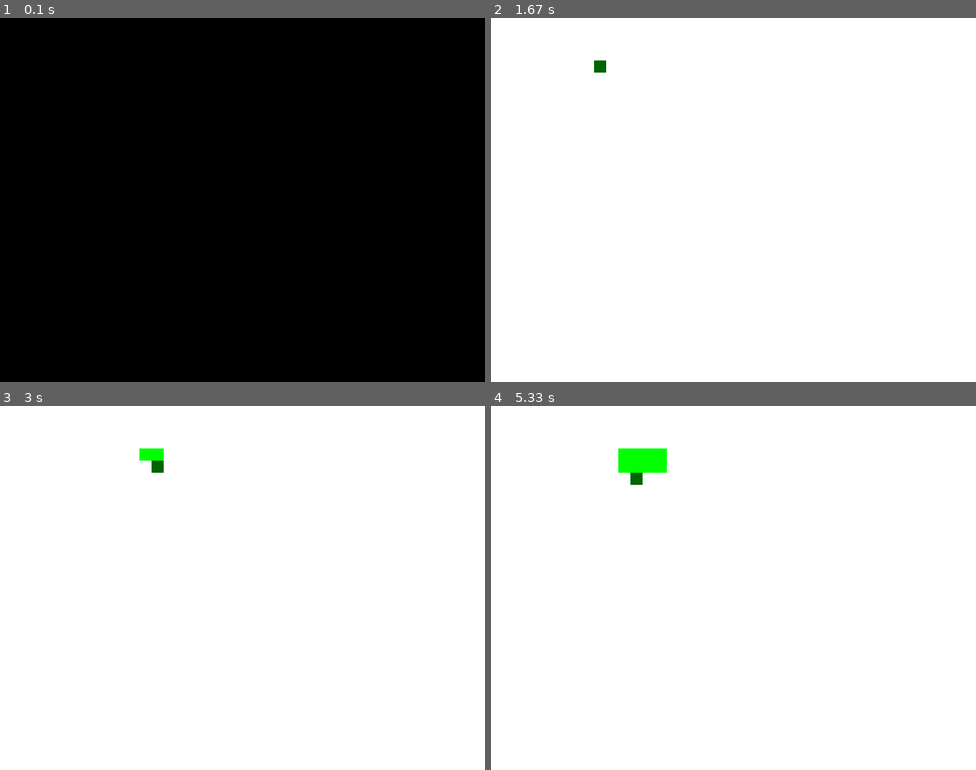
Above: before the commit, frames 1-4 (two rows, left to right).
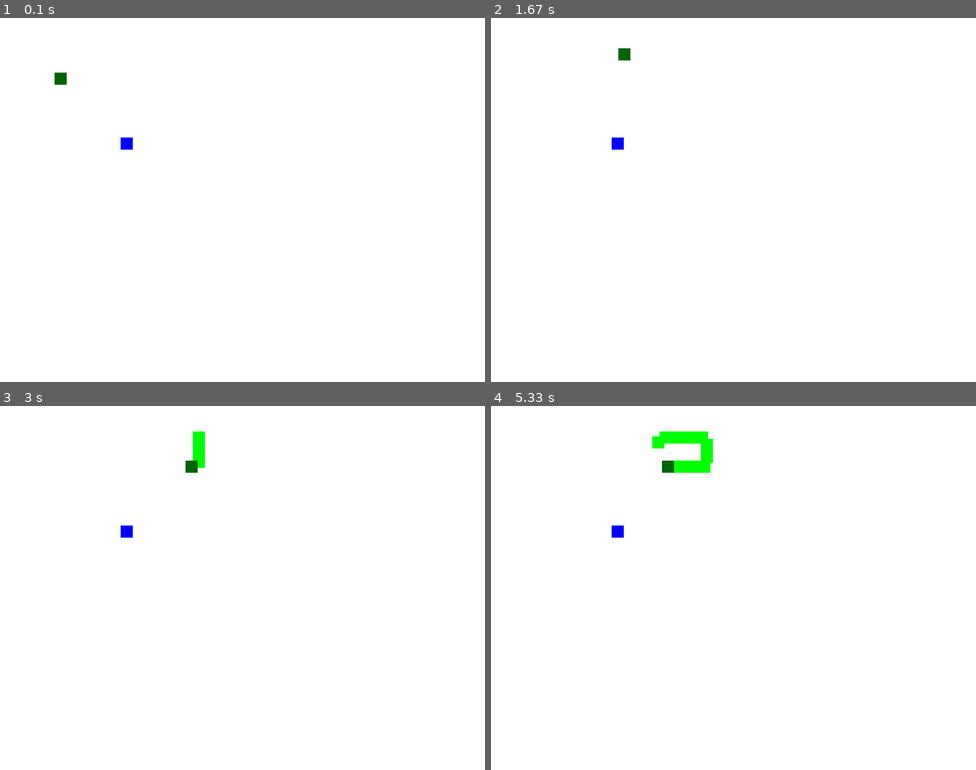
Above: after the commit, the same moments.

Repository: Basic1299/pygame_snake
Game: pygame game, started from main.py
Two runs of this game, one before a commit and one after it. Both use one fixed random seed, a clock stepped at 60 frames per second and the inputs below.
Inputs:
- Up to frame 1 (0.1 s): no input
- Up to frame 2 (1.67 s): hold Right 0.33-0.8 s; hold Up 0.83-1.13 s; hold Right 1.17-1.63 s
- Up to frame 3 (3 s): hold Left 1.67-2.2 s; tap Space at 2.23, 2.63, 2.97 s; hold Down 2.57-2.87 s; hold Left from 2.9 s (still down)
- Up to frame 4 (5.33 s): tap Space at 3.27, 3.4, 3.8, 4.1, 4.47, 4.87, 5.17 s; release Left at 3.3 s; hold Up 3.33-3.7 s; hold Right 3.73-4.37 s; hold Down 4.4-4.77 s; hold Left 4.8-5.27 s; hold Right from 5.3 s (still down)

The runs differ from the first frame. In frame 1, 100% of the frame differs, in the area x 0-100%, y 0-100%; in frame 2, 0.2%; in frame 3, 0.6%; in frame 4, 1.7%.

Commit message:
add Food class. Food and snake head Collision. Growing the tail after eating the food. Respawning the food after collision.

Diff:
--- /dev/null
+++ b/Food.py
@@ -0,0 +1,22 @@
+import pygame
+import random
+
+class Food(pygame.sprite.Sprite):
+    def __init__(self):
+        super().__init__()
+        self.coors = self.set_init_coors()
+        self.color = (0, 0, 255)
+        self.size = (20, 20)
+
+        self.image = pygame.Surface(self.size)
+        self.image.fill(self.color)
+        self.rect = self.image.get_rect(center=self.coors)
+
+    def update(self):
+        pass
+
+    def set_init_coors(self):
+        x = random.randint(1, 779)
+        y = random.randint(1, 579)
+
+        return (x, y)
--- a/SnakeHead.py
+++ b/SnakeHead.py
@@ -11,11 +11,13 @@
         self.color = (0, 100, 0)
         self.coors = [pos_x, pos_y]
         self.coors_for_change_dir = []
+        self.eat_spots = []
+        self.spawn_tail = False
         self.tail_length = 0
 
         self.init_dir = ""
         self.dir = ""
-        self.speed = 20
+        self.speed = 2
 
         self.image = pygame.Surface(self.size)
         self.image.fill(self.color)
@@ -39,6 +41,9 @@
     def create_new_dir_spot(self):
         self.coors_for_change_dir.append((self.coors, self.dir))
 
+    def create_eat_spot(self):
+        self.eat_spots.append(self.coors)
+
     def movement(self):
         if self.dir == "RIGHT":
             self.rect.move_ip(self.speed, 0)
--- a/SnakeTail.py
+++ b/SnakeTail.py
@@ -22,6 +22,7 @@
         self.position_update()
         self.dir_change()
         self.coors_for_dir_change_delete()
+        self.spawn_tail_part()
         self.movement()
 
     def set_init_dir(self):
@@ -58,6 +59,13 @@
         """Updates coordinates"""
         self.coors = [self.rect.centerx, self.rect.centery]
 
+    def spawn_tail_part(self):
+        if len(self.snake_head.eat_spots) > 0:
+            for coors in self.snake_head.eat_spots:
+                if self.coors == coors and self.id_number == self.snake_head.tail_length:
+                    self.snake_head.spawn_tail = True
+                    del self.snake_head.eat_spots[0]
+
     def movement(self):
         """Moves the part based on its direction variable"""
         if self.dir == "RIGHT":
@@ -73,7 +81,7 @@
         """Sets spawn position based on the movement direction and id number"""
         position = 20
         if self.id_number > 1:
-            position = 0
+            position = 18
 
         if self.preview_part.dir == "RIGHT":
             return [self.preview_part.coors[0]-position, self.preview_part.coors[1]]
--- a/main.py
+++ b/main.py
@@ -1,6 +1,7 @@
 import pygame
 from SnakeHead import SnakeHead
 from SnakeTail import SnakeTail
+from Food import Food
 
 
 pygame.init()
@@ -16,6 +17,12 @@
 
     return new_tail
 
+def spawn_food():
+    new_food = Food()
+
+    return new_food
+
+
 SCREEN_WIDTH = 800
 SCREEN_HEIGHT = 600
 
@@ -25,6 +32,7 @@
 clock = pygame.time.Clock()
 
 # Objects Inits
+food = Food()
 snake_head = SnakeHead(100, 100)
 
 # Game Variables
@@ -39,11 +47,15 @@
 
 snake_tail_group = pygame.sprite.Group()
 
+food_group = pygame.sprite.Group()
+food_group.add(food)
+
+
 # Game Loop
 run = True
 while run:
-    clock.tick(30)
-    pygame.time.delay(game_speed)
+    clock.tick(60)
+##    pygame.time.delay(game_speed)
 
     for event in pygame.event.get():
         if event.type == pygame.QUIT:
@@ -53,7 +65,7 @@
                 run = False
 
             # Movement Keys
-            if current_time - pressed_time >= 0:
+            if current_time - pressed_time > 150:
                 if event.key == pygame.K_LEFT and snake_head.dir != "RIGHT" and snake_head.dir != "LEFT":
                     snake_head.dir = "LEFT"
                     pressed_time = pygame.time.get_ticks()
@@ -62,21 +74,21 @@
                         snake_head.create_new_dir_spot()
 
 
-                if event.key == pygame.K_RIGHT and snake_head.dir != "LEFT" and snake_head.dir != "RIGHT":
+                elif event.key == pygame.K_RIGHT and snake_head.dir != "LEFT" and snake_head.dir != "RIGHT":
                     snake_head.dir = "RIGHT"
                     pressed_time = pygame.time.get_ticks()
 
                     if snake_head.tail_length > 0:
                         snake_head.create_new_dir_spot()
 
-                if event.key == pygame.K_UP and snake_head.dir != "DOWN" and snake_head.dir != "UP":
+                elif event.key == pygame.K_UP and snake_head.dir != "DOWN" and snake_head.dir != "UP":
                     snake_head.dir = "UP"
                     pressed_time = pygame.time.get_ticks()
 
                     if snake_head.tail_length > 0:
                         snake_head.create_new_dir_spot()
 
-                if event.key == pygame.K_DOWN and snake_head.dir != "UP" and snake_head.dir != "DOWN":
+                elif event.key == pygame.K_DOWN and snake_head.dir != "UP" and snake_head.dir != "DOWN":
                     snake_head.dir = "DOWN"
                     pressed_time = pygame.time.get_ticks()
 
@@ -103,12 +115,39 @@
 
     screen.fill((255, 255, 255))
 
+    # Grow tail when eated spot reaches end of the snake
+    if snake_head.spawn_tail:
+        snake_head.spawn_tail = False
+        snake_tail_id += 1
+        if snake_tail_id == 1:
+            new_tail = spawn_tail(snake_head, snake_tail_id, snake_head_group)
+        else:
+            new_tail = spawn_tail(snake_head, snake_tail_id, snake_tail_group)
+
+        snake_tail_group.add(new_tail)
+        snake_head.update_tail(len(snake_tail_group))
+
+    # Activate growing proccess after eating food
+    if pygame.sprite.spritecollideany(snake_head, food_group):
+        for food in food_group:
+            food.kill()
+        food_group.add(spawn_food())
+
+        if snake_head.tail_length > 0:
+            snake_head.create_eat_spot()
+        else:
+            snake_head.spawn_tail = True
+
+    # Drawing
+    food_group.update()
+    food_group.draw(screen)
+
+    snake_tail_group.update()
+    snake_tail_group.draw(screen)
 
     snake_head_group.update()
     snake_head_group.draw(screen)
 
-    snake_tail_group.update()
-    snake_tail_group.draw(screen)
 
 
     pygame.display.flip()
